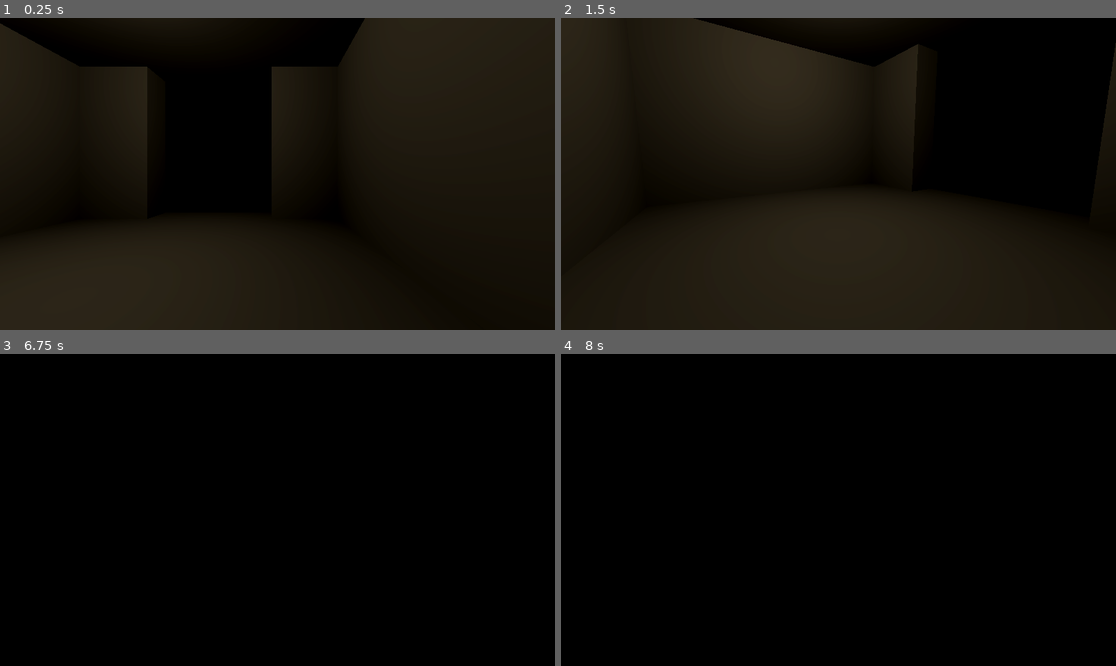
Above: before the commit, frames 1-4 (two rows, left to right).
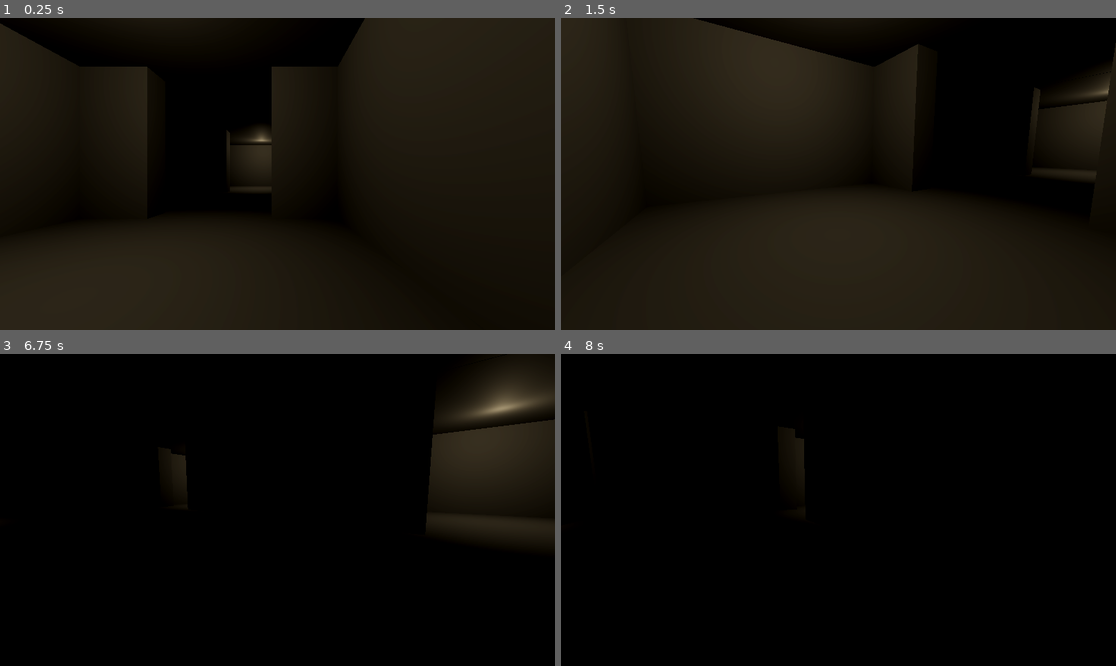
Above: after the commit, the same moments.

Repository: belovachap/project-halloween-2025
Game: Godot game, scene res://the_maze.tscn
The game is run twice, just before and just after one commit, with the same random seed, the same clock (stepped at 60 frames per second) and the same inputs.
Inputs (mouse positions are in pixels of both pictures, inside the frame that each line leads up to):
- Up to frame 1 (0.25 s): no input
- Up to frame 2 (1.5 s): tap Enter (ui_accept) at 0.5, 0.77 s; move the mouse to (960, 158) at 0.52 s; hold Right (ui_right) 0.53-1.28 s; click (960, 158) at 0.67 s; move the mouse to (810, 174) at 1.27 s; hold Up (ui_up) from 1.28 s (still down)
- Up to frame 3 (6.75 s): tap Enter (ui_accept) at 1.52, 3.02, 3.5, 3.77, 4.25, 4.52, 5, 5.75, 6.02 s; move the mouse to (288, 503) at 2.02 s; move the mouse to (271, 516) at 2.77 s; click (271, 516) at 2.92 s; move the mouse to (316, 513) at 3.52 s; move the mouse to (233, 506) at 4.27 s; move the mouse to (283, 510) at 5.02 s; click (283, 510) at 5.17 s; move the mouse to (255, 503) at 5.77 s; release Up (ui_up) at 5.78 s; hold Right (ui_right) 5.78-6.53 s; move the mouse to (305, 510) at 6.52 s; hold Up (ui_up) from 6.53 s (still down)
- Up to frame 4 (8 s): keep holding Up (ui_up); tap Enter (ui_accept) at 6.77, 7.52 s; move the mouse to (810, 510) at 7.27 s; click (810, 510) at 7.42 s

The runs differ from the first frame. In frame 1, 1.1% of the frame differs, in the area x 40-49%, y 35-56%; in frame 2, 2.4%; in frame 3, 9.9%, in the area x 30-100%, y 2-61%; in frame 4, 0.2%.

Commit message:
Starting area: The Cells.

Diff:
--- a/the_maze.tscn
+++ b/the_maze.tscn
@@ -69,3 +69,275 @@
 light_color = Color(1, 0.900909, 0.708488, 1)
 light_energy = 0.391
 omni_range = 10.2
+
+[node name="StartingCell2" type="Node3D" parent="Areas/TheCells"]
+transform = Transform3D(1, 0, 0, 0, 1, 0, 0, 0, 1, 19.1249, 0, 0)
+
+[node name="CSGBox3D" type="CSGBox3D" parent="Areas/TheCells/StartingCell2"]
+transform = Transform3D(1, 0, 0, 0, 1, 0, 0, 0, 1, 0.420284, 0, -0.891552)
+use_collision = true
+size = Vector3(9.78666, 1, 10.0219)
+
+[node name="CSGBox3D5" type="CSGBox3D" parent="Areas/TheCells/StartingCell2"]
+transform = Transform3D(1, 0, 0, 0, 1, 0, 0, 0, 1, 0.420284, 6.74151, -0.889843)
+use_collision = true
+size = Vector3(9.78666, 1, 10.0185)
+
+[node name="CSGBox3D2" type="CSGBox3D" parent="Areas/TheCells/StartingCell2"]
+transform = Transform3D(1, 0, 0, 0, 1, 0, 0, 0, 1, 5.79472, 3.35762, -0.324463)
+use_collision = true
+size = Vector3(1, 7.71524, 8.83643)
+
+[node name="CSGBox3D3" type="CSGBox3D" parent="Areas/TheCells/StartingCell2"]
+transform = Transform3D(1, 0, 0, 0, 1, 0, 0, 0, 1, -4.92075, 3.36569, -0.324463)
+use_collision = true
+size = Vector3(1, 7.73138, 8.83643)
+
+[node name="CSGBox3D4" type="CSGBox3D" parent="Areas/TheCells/StartingCell2"]
+transform = Transform3D(1, 0, 0, 0, 1, 0, 0, 0, 1, 0.445673, 3.37473, 4.699)
+use_collision = true
+size = Vector3(11.7104, 7.74945, 1.22437)
+
+[node name="CSGBox3D6" type="CSGBox3D" parent="Areas/TheCells/StartingCell2"]
+transform = Transform3D(1, 0, 0, 0, 1, 0, 0, 0, 1, 4.54931, 3.37473, -5.29529)
+use_collision = true
+size = Vector3(3.50317, 7.74945, 1.22437)
+
+[node name="CSGBox3D7" type="CSGBox3D" parent="Areas/TheCells/StartingCell2"]
+transform = Transform3D(1, 0, 0, 0, 1, 0, 0, 0, 1, -3.64707, 3.37473, -5.29529)
+use_collision = true
+size = Vector3(3.50317, 7.74945, 1.22437)
+
+[node name="OmniLight3D" type="OmniLight3D" parent="Areas/TheCells/StartingCell2"]
+transform = Transform3D(1, 0, 0, 0, 1, 0, 0, 0, 1, 0, 5.65285, 0)
+light_color = Color(1, 0.900909, 0.708488, 1)
+light_energy = 0.391
+omni_range = 10.2
+
+[node name="StartingCell3" type="Node3D" parent="Areas/TheCells"]
+transform = Transform3D(1, 0, 0, 0, 1, 0, 0, 0, 1, -19.9349, 0, 0)
+
+[node name="CSGBox3D" type="CSGBox3D" parent="Areas/TheCells/StartingCell3"]
+transform = Transform3D(1, 0, 0, 0, 1, 0, 0, 0, 1, 0.420284, 0, -0.891552)
+use_collision = true
+size = Vector3(9.78666, 1, 10.0219)
+
+[node name="CSGBox3D5" type="CSGBox3D" parent="Areas/TheCells/StartingCell3"]
+transform = Transform3D(1, 0, 0, 0, 1, 0, 0, 0, 1, 0.420284, 6.74151, -0.889843)
+use_collision = true
+size = Vector3(9.78666, 1, 10.0185)
+
+[node name="CSGBox3D2" type="CSGBox3D" parent="Areas/TheCells/StartingCell3"]
+transform = Transform3D(1, 0, 0, 0, 1, 0, 0, 0, 1, 5.79472, 3.35762, -0.324463)
+use_collision = true
+size = Vector3(1, 7.71524, 8.83643)
+
+[node name="CSGBox3D3" type="CSGBox3D" parent="Areas/TheCells/StartingCell3"]
+transform = Transform3D(1, 0, 0, 0, 1, 0, 0, 0, 1, -4.92075, 3.36569, -0.324463)
+use_collision = true
+size = Vector3(1, 7.73138, 8.83643)
+
+[node name="CSGBox3D4" type="CSGBox3D" parent="Areas/TheCells/StartingCell3"]
+transform = Transform3D(1, 0, 0, 0, 1, 0, 0, 0, 1, 0.445673, 3.37473, 4.699)
+use_collision = true
+size = Vector3(11.7104, 7.74945, 1.22437)
+
+[node name="CSGBox3D6" type="CSGBox3D" parent="Areas/TheCells/StartingCell3"]
+transform = Transform3D(1, 0, 0, 0, 1, 0, 0, 0, 1, 4.54931, 3.37473, -5.29529)
+use_collision = true
+size = Vector3(3.50317, 7.74945, 1.22437)
+
+[node name="CSGBox3D7" type="CSGBox3D" parent="Areas/TheCells/StartingCell3"]
+transform = Transform3D(1, 0, 0, 0, 1, 0, 0, 0, 1, -3.64707, 3.37473, -5.29529)
+use_collision = true
+size = Vector3(3.50317, 7.74945, 1.22437)
+
+[node name="OmniLight3D" type="OmniLight3D" parent="Areas/TheCells/StartingCell3"]
+transform = Transform3D(1, 0, 0, 0, 1, 0, 0, 0, 1, 0, 5.65285, 0)
+light_color = Color(1, 0.900909, 0.708488, 1)
+light_energy = 0.391
+omni_range = 10.2
+
+[node name="StartingCell4" type="Node3D" parent="Areas/TheCells"]
+transform = Transform3D(-0.999944, 0, -0.0105764, 0, 1, 0, 0.0105764, 0, -0.999944, -19.9349, 0, -21.5653)
+
+[node name="CSGBox3D" type="CSGBox3D" parent="Areas/TheCells/StartingCell4"]
+transform = Transform3D(1, 0, 0, 0, 1, 0, 0, 0, 1, 0.420284, 0, -0.891552)
+use_collision = true
+size = Vector3(9.78666, 1, 10.0219)
+
+[node name="CSGBox3D5" type="CSGBox3D" parent="Areas/TheCells/StartingCell4"]
+transform = Transform3D(1, 0, 0, 0, 1, 0, 0, 0, 1, 0.420284, 6.74151, -0.889843)
+use_collision = true
+size = Vector3(9.78666, 1, 10.0185)
+
+[node name="CSGBox3D2" type="CSGBox3D" parent="Areas/TheCells/StartingCell4"]
+transform = Transform3D(1, 0, 0, 0, 1, 0, 0, 0, 1, 5.79472, 3.35762, -0.324463)
+use_collision = true
+size = Vector3(1, 7.71524, 8.83643)
+
+[node name="CSGBox3D3" type="CSGBox3D" parent="Areas/TheCells/StartingCell4"]
+transform = Transform3D(1, 0, 0, 0, 1, 0, 0, 0, 1, -4.92075, 3.36569, -0.324463)
+use_collision = true
+size = Vector3(1, 7.73138, 8.83643)
+
+[node name="CSGBox3D4" type="CSGBox3D" parent="Areas/TheCells/StartingCell4"]
+transform = Transform3D(1, 0, 0, 0, 1, 0, 0, 0, 1, 0.445673, 3.37473, 4.699)
+use_collision = true
+size = Vector3(11.7104, 7.74945, 1.22437)
+
+[node name="CSGBox3D6" type="CSGBox3D" parent="Areas/TheCells/StartingCell4"]
+transform = Transform3D(1, 0, 0, 0, 1, 0, 0, 0, 1, 4.54931, 3.37473, -5.29529)
+use_collision = true
+size = Vector3(3.50317, 7.74945, 1.22437)
+
+[node name="CSGBox3D7" type="CSGBox3D" parent="Areas/TheCells/StartingCell4"]
+transform = Transform3D(1, 0, 0, 0, 1, 0, 0, 0, 1, -3.64707, 3.37473, -5.29529)
+use_collision = true
+size = Vector3(3.50317, 7.74945, 1.22437)
+
+[node name="OmniLight3D" type="OmniLight3D" parent="Areas/TheCells/StartingCell4"]
+transform = Transform3D(1, 0, 0, 0, 1, 0, 0, 0, 1, 0, 5.65285, 0)
+light_color = Color(1, 0.900909, 0.708488, 1)
+light_energy = 0.391
+omni_range = 10.2
+
+[node name="StartingCell5" type="Node3D" parent="Areas/TheCells"]
+transform = Transform3D(-0.999944, 0, -0.0105764, 0, 1, 0, 0.0105764, 0, -0.999944, 1.10145, 0, -21.5653)
+
+[node name="CSGBox3D" type="CSGBox3D" parent="Areas/TheCells/StartingCell5"]
+transform = Transform3D(1, 0, 0, 0, 1, 0, 0, 0, 1, 0.420284, 0, -0.891552)
+use_collision = true
+size = Vector3(9.78666, 1, 10.0219)
+
+[node name="CSGBox3D5" type="CSGBox3D" parent="Areas/TheCells/StartingCell5"]
+transform = Transform3D(1, 0, 0, 0, 1, 0, 0, 0, 1, 0.420284, 6.74151, -0.889843)
+use_collision = true
+size = Vector3(9.78666, 1, 10.0185)
+
+[node name="CSGBox3D2" type="CSGBox3D" parent="Areas/TheCells/StartingCell5"]
+transform = Transform3D(1, 0, 0, 0, 1, 0, 0, 0, 1, 5.79472, 3.35762, -0.324463)
+use_collision = true
+size = Vector3(1, 7.71524, 8.83643)
+
+[node name="CSGBox3D3" type="CSGBox3D" parent="Areas/TheCells/StartingCell5"]
+transform = Transform3D(1, 0, 0, 0, 1, 0, 0, 0, 1, -4.92075, 3.36569, -0.324463)
+use_collision = true
+size = Vector3(1, 7.73138, 8.83643)
+
+[node name="CSGBox3D4" type="CSGBox3D" parent="Areas/TheCells/StartingCell5"]
+transform = Transform3D(1, 0, 0, 0, 1, 0, 0, 0, 1, 0.445673, 3.37473, 4.699)
+use_collision = true
+size = Vector3(11.7104, 7.74945, 1.22437)
+
+[node name="CSGBox3D6" type="CSGBox3D" parent="Areas/TheCells/StartingCell5"]
+transform = Transform3D(1, 0, 0, 0, 1, 0, 0, 0, 1, 4.54931, 3.37473, -5.29529)
+use_collision = true
+size = Vector3(3.50317, 7.74945, 1.22437)
+
+[node name="CSGBox3D7" type="CSGBox3D" parent="Areas/TheCells/StartingCell5"]
+transform = Transform3D(1, 0, 0, 0, 1, 0, 0, 0, 1, -3.64707, 3.37473, -5.29529)
+use_collision = true
+size = Vector3(3.50317, 7.74945, 1.22437)
+
+[node name="OmniLight3D" type="OmniLight3D" parent="Areas/TheCells/StartingCell5"]
+transform = Transform3D(1, 0, 0, 0, 1, 0, 0, 0, 1, 0, 5.65285, 0)
+light_color = Color(1, 0.900909, 0.708488, 1)
+light_energy = 0.391
+omni_range = 10.2
+
+[node name="StartingCell6" type="Node3D" parent="Areas/TheCells"]
+transform = Transform3D(-0.999944, 0, -0.0105764, 0, 1, 0, 0.0105764, 0, -0.999944, 19.7304, 0, -21.5653)
+
+[node name="CSGBox3D" type="CSGBox3D" parent="Areas/TheCells/StartingCell6"]
+transform = Transform3D(1, 0, 0, 0, 1, 0, 0, 0, 1, 0.420284, 0, -0.891552)
+use_collision = true
+size = Vector3(9.78666, 1, 10.0219)
+
+[node name="CSGBox3D5" type="CSGBox3D" parent="Areas/TheCells/StartingCell6"]
+transform = Transform3D(1, 0, 0, 0, 1, 0, 0, 0, 1, 0.420284, 6.74151, -0.889843)
+use_collision = true
+size = Vector3(9.78666, 1, 10.0185)
+
+[node name="CSGBox3D2" type="CSGBox3D" parent="Areas/TheCells/StartingCell6"]
+transform = Transform3D(1, 0, 0, 0, 1, 0, 0, 0, 1, 5.79472, 3.35762, -0.324463)
+use_collision = true
+size = Vector3(1, 7.71524, 8.83643)
+
+[node name="CSGBox3D3" type="CSGBox3D" parent="Areas/TheCells/StartingCell6"]
+transform = Transform3D(1, 0, 0, 0, 1, 0, 0, 0, 1, -4.92075, 3.36569, -0.324463)
+use_collision = true
+size = Vector3(1, 7.73138, 8.83643)
+
+[node name="CSGBox3D4" type="CSGBox3D" parent="Areas/TheCells/StartingCell6"]
+transform = Transform3D(1, 0, 0, 0, 1, 0, 0, 0, 1, 0.445673, 3.37473, 4.699)
+use_collision = true
+size = Vector3(11.7104, 7.74945, 1.22437)
+
+[node name="CSGBox3D6" type="CSGBox3D" parent="Areas/TheCells/StartingCell6"]
+transform = Transform3D(1, 0, 0, 0, 1, 0, 0, 0, 1, 4.54931, 3.37473, -5.29529)
+use_collision = true
+size = Vector3(3.50317, 7.74945, 1.22437)
+
+[node name="CSGBox3D7" type="CSGBox3D" parent="Areas/TheCells/StartingCell6"]
+transform = Transform3D(1, 0, 0, 0, 1, 0, 0, 0, 1, -3.64707, 3.37473, -5.29529)
+use_collision = true
+size = Vector3(3.50317, 7.74945, 1.22437)
+
+[node name="OmniLight3D" type="OmniLight3D" parent="Areas/TheCells/StartingCell6"]
+transform = Transform3D(1, 0, 0, 0, 1, 0, 0, 0, 1, 0, 5.65285, 0)
+light_color = Color(1, 0.900909, 0.708488, 1)
+light_energy = 0.391
+omni_range = 10.2
+
+[node name="Hallway" type="Node3D" parent="Areas/TheCells"]
+
+[node name="CSGBox3D8" type="CSGBox3D" parent="Areas/TheCells/Hallway"]
+transform = Transform3D(1, 0, 0, 0, 1, 0, 0, 0, 1, 0.564088, 0, -10.9165)
+use_collision = true
+size = Vector3(65.4683, 1, 10.0219)
+
+[node name="CSGBox3D9" type="CSGBox3D" parent="Areas/TheCells/Hallway"]
+transform = Transform3D(1, 0, 0, 0, 1, 0, 0, 0, 1, 0.564088, 6.75793, -10.9165)
+use_collision = true
+size = Vector3(65.4683, 1, 10.0219)
+
+[node name="CSGBox3D10" type="CSGBox3D" parent="Areas/TheCells/Hallway"]
+transform = Transform3D(1, 0, 0, 0, 1, 0, 0, 0, 1, 29.3756, 3.37473, -5.29529)
+use_collision = true
+size = Vector3(7.8263, 7.74945, 1.22437)
+
+[node name="CSGBox3D13" type="CSGBox3D" parent="Areas/TheCells/Hallway"]
+transform = Transform3D(1, 0, 0, 0, 1, 0, 0, 0, 1, 29.199, 3.37473, -16.4823)
+use_collision = true
+size = Vector3(8.17958, 7.74945, 1.22437)
+
+[node name="CSGBox3D12" type="CSGBox3D" parent="Areas/TheCells/Hallway"]
+transform = Transform3D(1, 0, 0, 0, 1, 0, 0, 0, 1, 9.91711, 3.37473, -5.29529)
+use_collision = true
+size = Vector3(7.8263, 7.74945, 1.22437)
+
+[node name="CSGBox3D11" type="CSGBox3D" parent="Areas/TheCells/Hallway"]
+transform = Transform3D(1, 0, 0, 0, 1, 0, 0, 0, 1, -9.51084, 3.37473, -5.29529)
+use_collision = true
+size = Vector3(8.30937, 7.74945, 1.22437)
+
+[node name="CSGBox3D14" type="CSGBox3D" parent="Areas/TheCells/Hallway"]
+transform = Transform3D(1, 0, 0, 0, 1, 0, 0, 0, 1, -9.76178, 3.37473, -16.4286)
+use_collision = true
+size = Vector3(9.70417, 7.74945, 1.22437)
+
+[node name="CSGBox3D16" type="CSGBox3D" parent="Areas/TheCells/Hallway"]
+transform = Transform3D(1, 0, 0, 0, 1, 0, 0, 0, 1, -29.1677, 3.37473, -16.4286)
+use_collision = true
+size = Vector3(6.07767, 7.74945, 1.22437)
+
+[node name="CSGBox3D17" type="CSGBox3D" parent="Areas/TheCells/Hallway"]
+transform = Transform3D(1, 0, 0, 0, 1, 0, 0, 0, 1, -28.6413, 3.37473, -5.40462)
+use_collision = true
+size = Vector3(7.00161, 7.74945, 1.22437)
+
+[node name="CSGBox3D15" type="CSGBox3D" parent="Areas/TheCells/Hallway"]
+transform = Transform3D(1, 0, 0, 0, 1, 0, 0, 0, 1, 10.2027, 3.37473, -16.4286)
+use_collision = true
+size = Vector3(9.70417, 7.74945, 1.22437)
